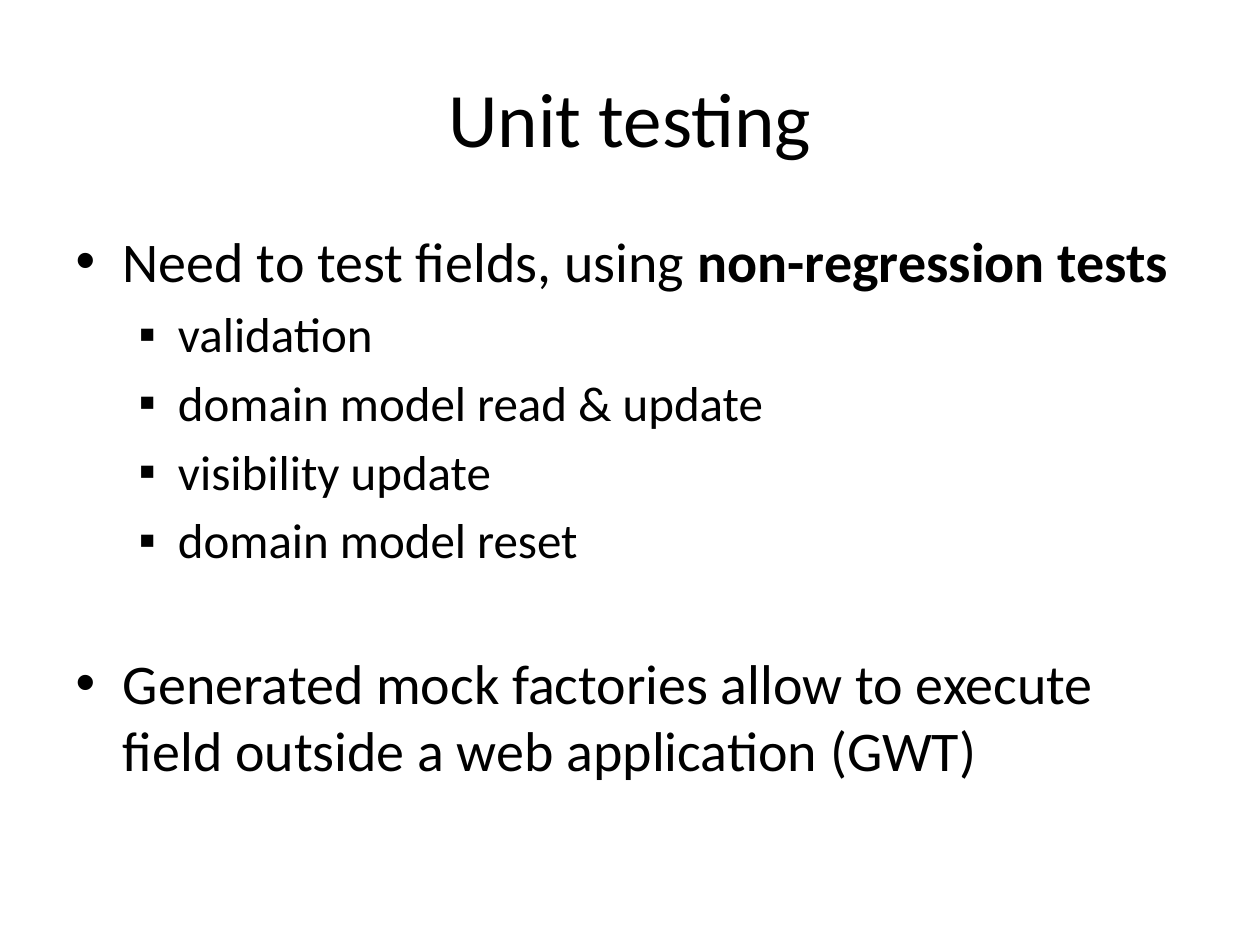
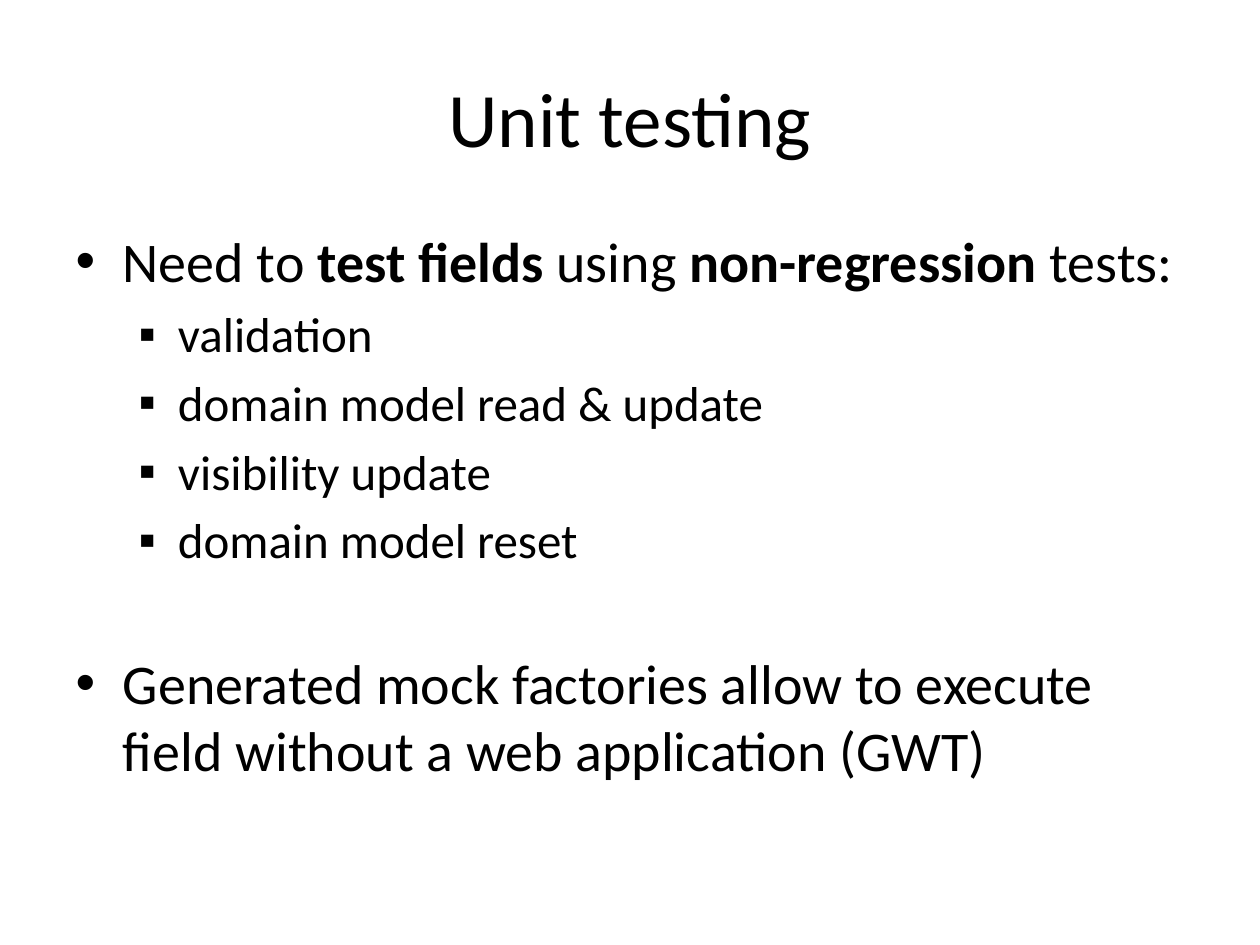
Before and after one commit to lesfurets/mdl4ui, a slide deck: slide 44 of mdl4ui-docs/mdl4ui_cg2013_jba_draft.pptx. Drawn at 1260x945 pixels with LibreOffice and Linux fonts; fonts in the diff are those of the drawing. Boxes give left, top, right and bottom in pixels: in the first picture for what was removed or moved away, otherwise in the second. Text is boxed around its words. In the diff, an @@ line names an element or a change of style, - is before the commit and + after.

Commit message:
unit test fixes
ppt slides update about testing

```diff
--- a/mdl4ui-docs/mdl4ui_cg2013_jba_draft.pptx
+++ b/mdl4ui-docs/mdl4ui_cg2013_jba_draft.pptx
@@ text at box(123, 242, 1173, 292): text changed; bold on @@
-• Need to test fields, using non-regression tests
+• Need to test fields using non-regression tests:
@@ text at box(123, 665, 1093, 780): text changed @@
-• Generated mock factories allow to execute field outside a web application (GWT)
+• Generated mock factories allow to execute field without a web application (GWT)
```
Also in this commit, not shown: 4 other slides changed, 1 other file.
